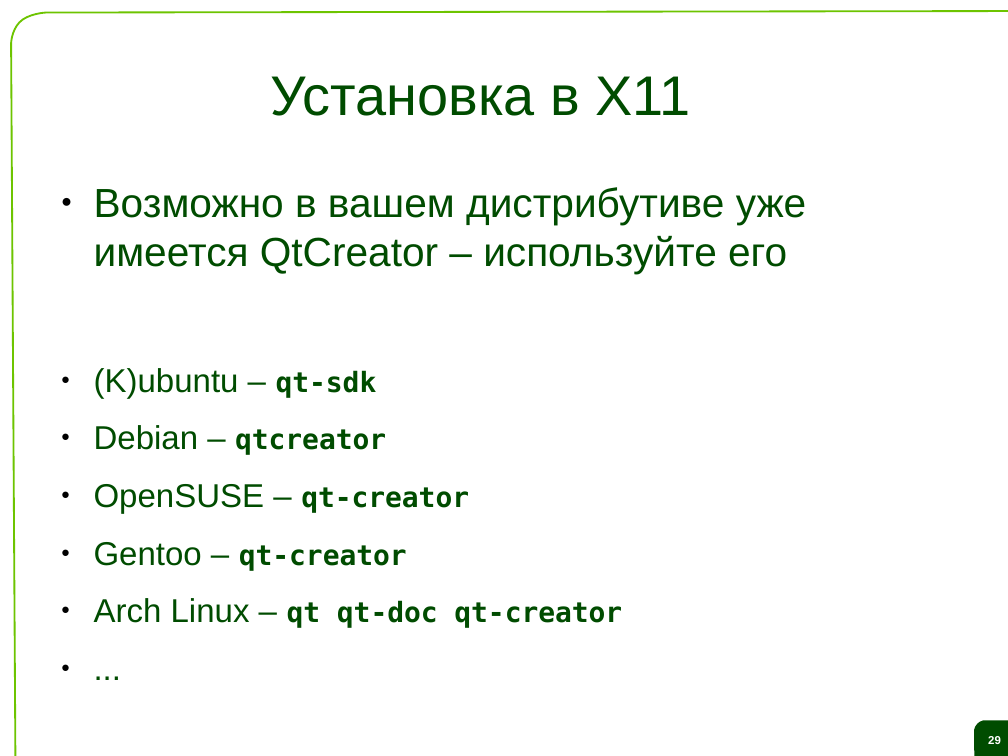
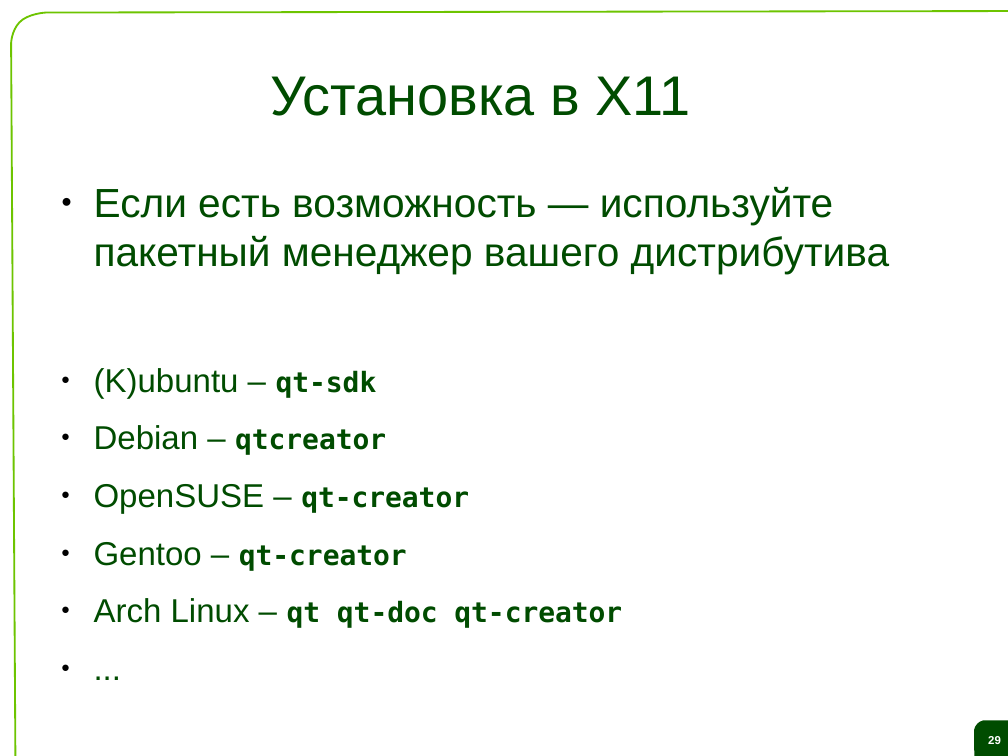
Before and after one commit to saa/qecm, a slide deck: slide 29 of Lectures and Exercises/L01 - The ideas behind Qt and a live demo/L1 Slides.odp. Drawn at 1008x756 pixels with LibreOffice and Linux fonts; fonts in the diff are those of the drawing; background and template pictures are left out. Boxes give left, top, right and bottom in pixels: in the first picture for what was removed or moved away, otherwise in the second. Text is boxed around its words. In the diff, an @@ line names an element or a change of style, - is before the commit and + after.

```diff
--- a/Lectures and Exercises/L01 - The ideas behind Qt and a live demo/L1 Slides.odp
+++ b/Lectures and Exercises/L01 - The ideas behind Qt and a live demo/L1 Slides.odp
@@ text at bbox=[94, 186, 889, 274]: text changed @@
-● Возможно в вашем дистрибутиве уже имеется QtCreator – используйте его
+● Если есть возможность — используйте пакетный менеджер вашего дистрибутива
```
Also in this commit, not shown: 13 other slides changed.
